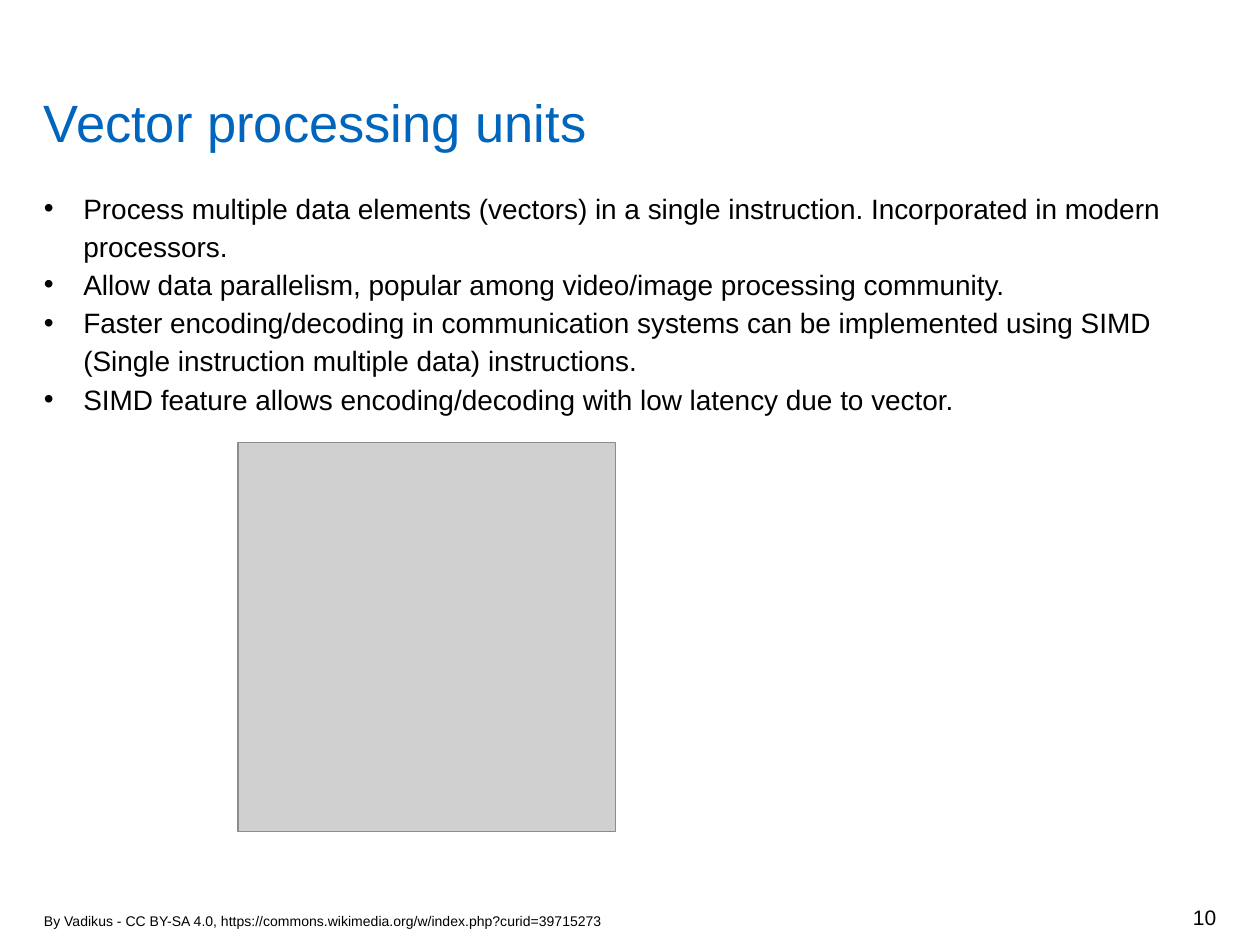
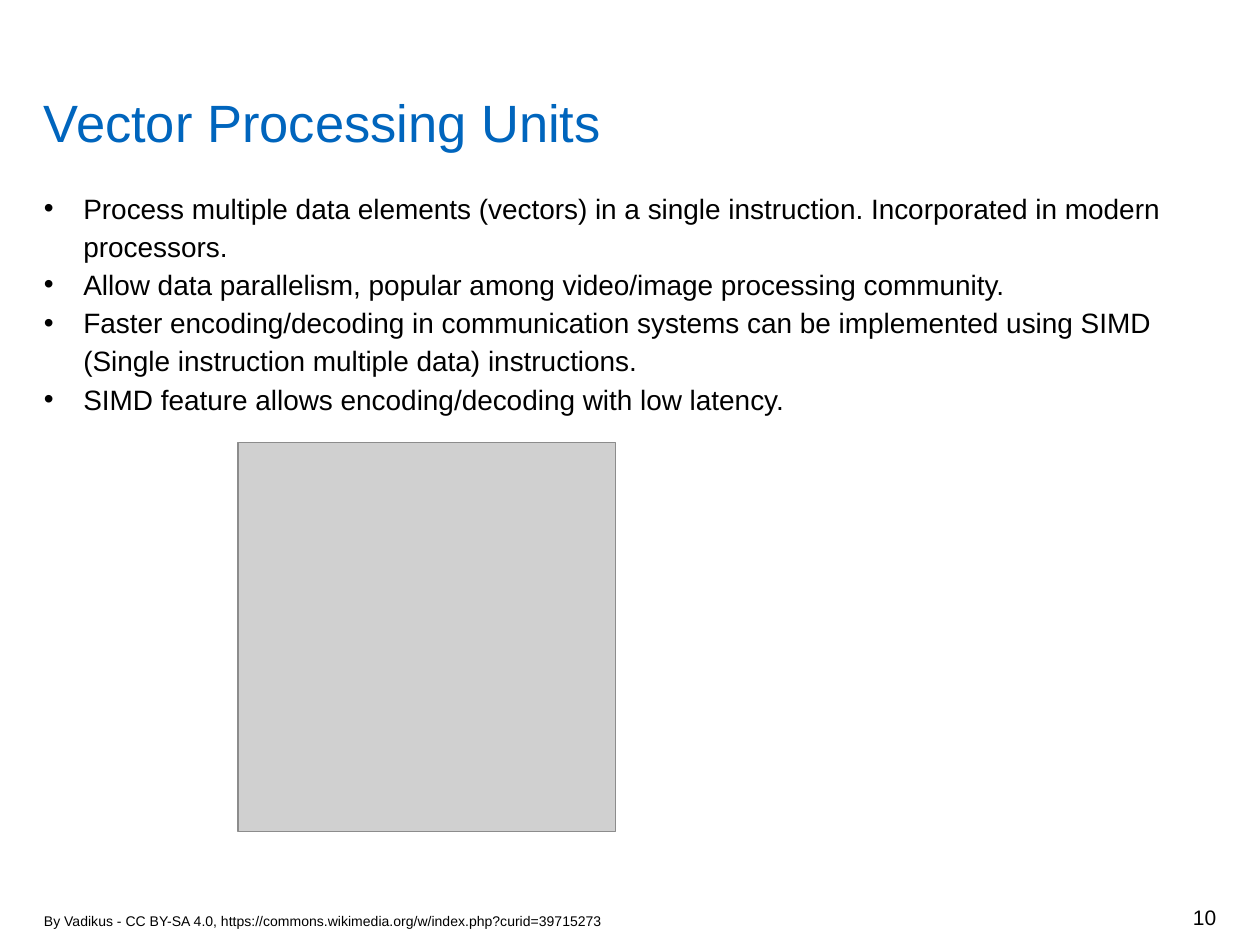
Before and after one commit to yadhu1961/thesis_5GPolorCodes, a slide deck: slide 10 of final_presentation/finalPpt1.4.pptx. Drawn at 1260x945 pixels with LibreOffice and Linux fonts; fonts in the diff are those of the drawing; grey boxes stand for pictures; background and template pictures are left out. Boxes give left, top, right and bottom in pixels: in the first picture for what was removed or moved away, otherwise in the second. Text is boxed around its words. In the diff, an @@ line names an element or a change of style, - is before the commit and + after.

Commit message:
Final presentation

```diff
--- a/final_presentation/finalPpt1.4.pptx
+++ b/final_presentation/finalPpt1.4.pptx
@@ title at [44,104,601,153]: text changed @@
-Vector processing units
+Vector Processing Units
@@ text at [83,389,784,415]: text changed @@
-• SIMD feature allows encoding/decoding with low latency due to vector.
+• SIMD feature allows encoding/decoding with low latency.
```
Also in this commit, not shown: 19 other slides changed.
